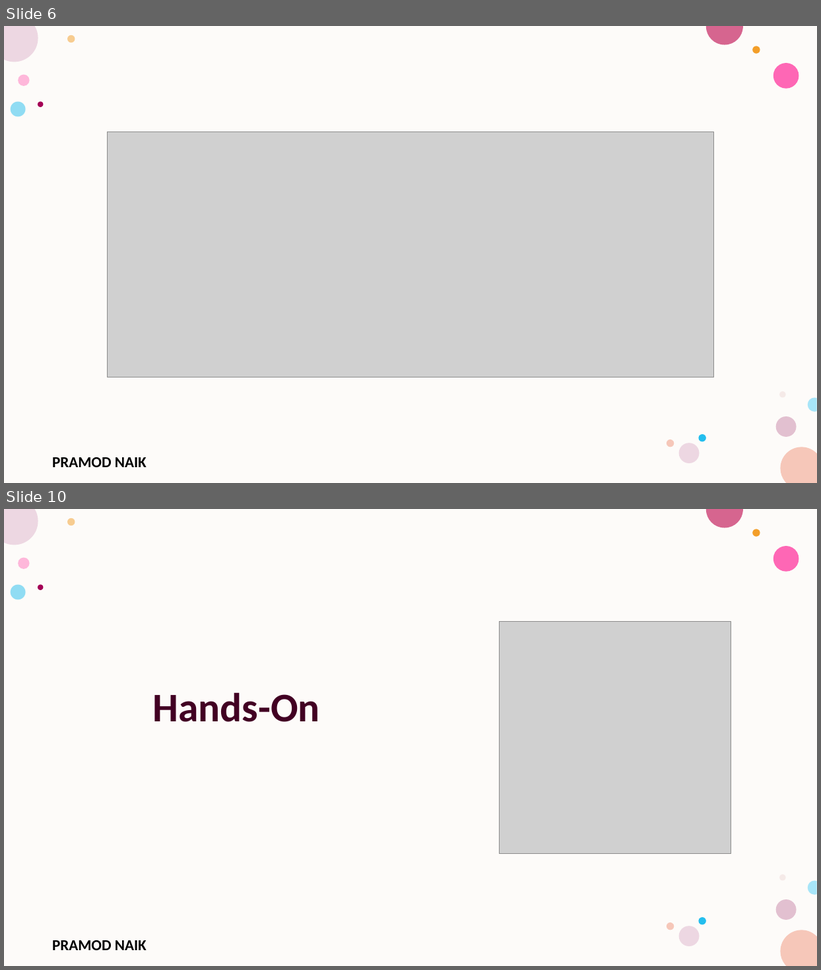
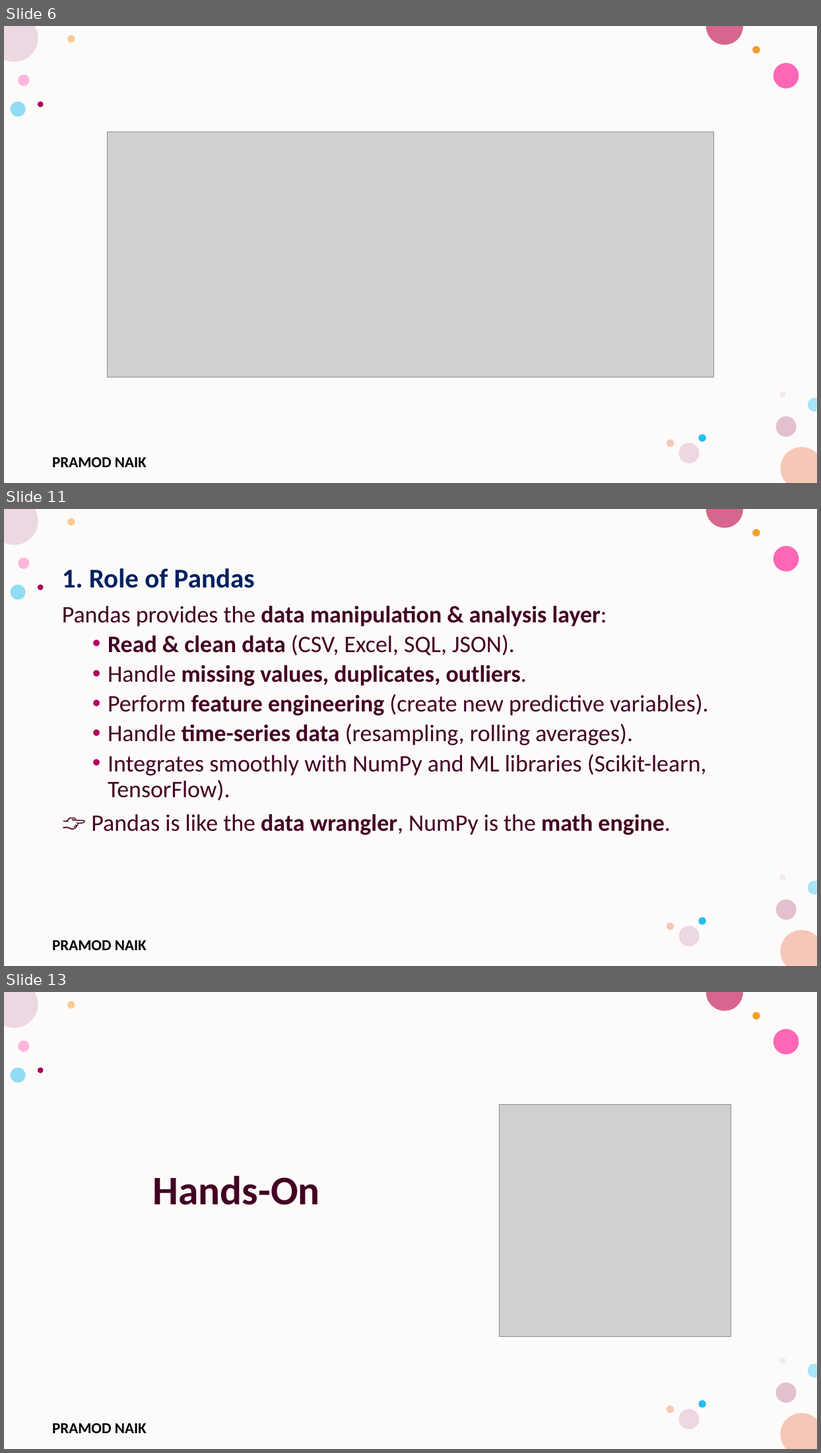
Before and after one commit to PRAMODNAIK-DEV/Python-Predictive-Analytics-Workshop, a slide deck: Introduction to Predictive Analysis.pptx. Shown one above the other, each under a label of ours: slides 6 and 10 before the commit, slides 6, 11 and 13 after it; the slides between them are not shown. The pictures are 821x970 and 821x1453 pixels, drawn with LibreOffice and Linux fonts; fonts in the diff are those of the drawing; grey boxes stand for pictures; background and template pictures are left out. Boxes give left, top, right and bottom in pixels: in the first picture for what was removed or moved away, otherwise in the second. Text is boxed around its words. In the diff, an @@ line names an element or a change of style, - is before the commit and + after.

Commit message:
Updated Pandas Intro.

```diff
--- a/Introduction to Predictive Analysis.pptx
+++ b/Introduction to Predictive Analysis.pptx
@@ slide 11 added at box(4, 509, 817, 966), background #FFFFFF; not listed: 17 template elements that a slide beside it also shows @@
@@ text added at box(62, 568, 709, 835), 28 pt, text #420023 @@
+1. Role of Pandas
+Pandas provides the data manipulation & analysis layer:
+  • Read & clean data (CSV, Excel, SQL, JSON).
+  • Handle missing values, duplicates, outliers.
+  • Perform feature engineering (create new predictive variables).
+  • Handle time-series data (resampling, rolling averages).
+  • Integrates smoothly with NumPy and ML libraries (Scikit-learn, TensorFlow).
+👉 Pandas is like the data wrangler, NumPy is the math engine.
@@ what was slide 10 is now slide 13 @@
```
Also in this commit, not shown: 3 slides changed, 2 other slides added, 1 other file.
